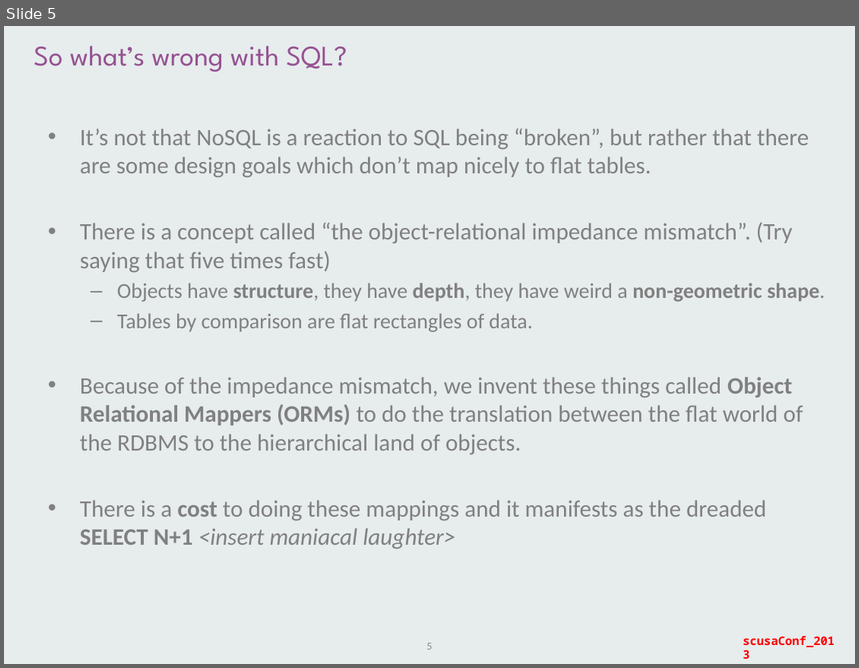
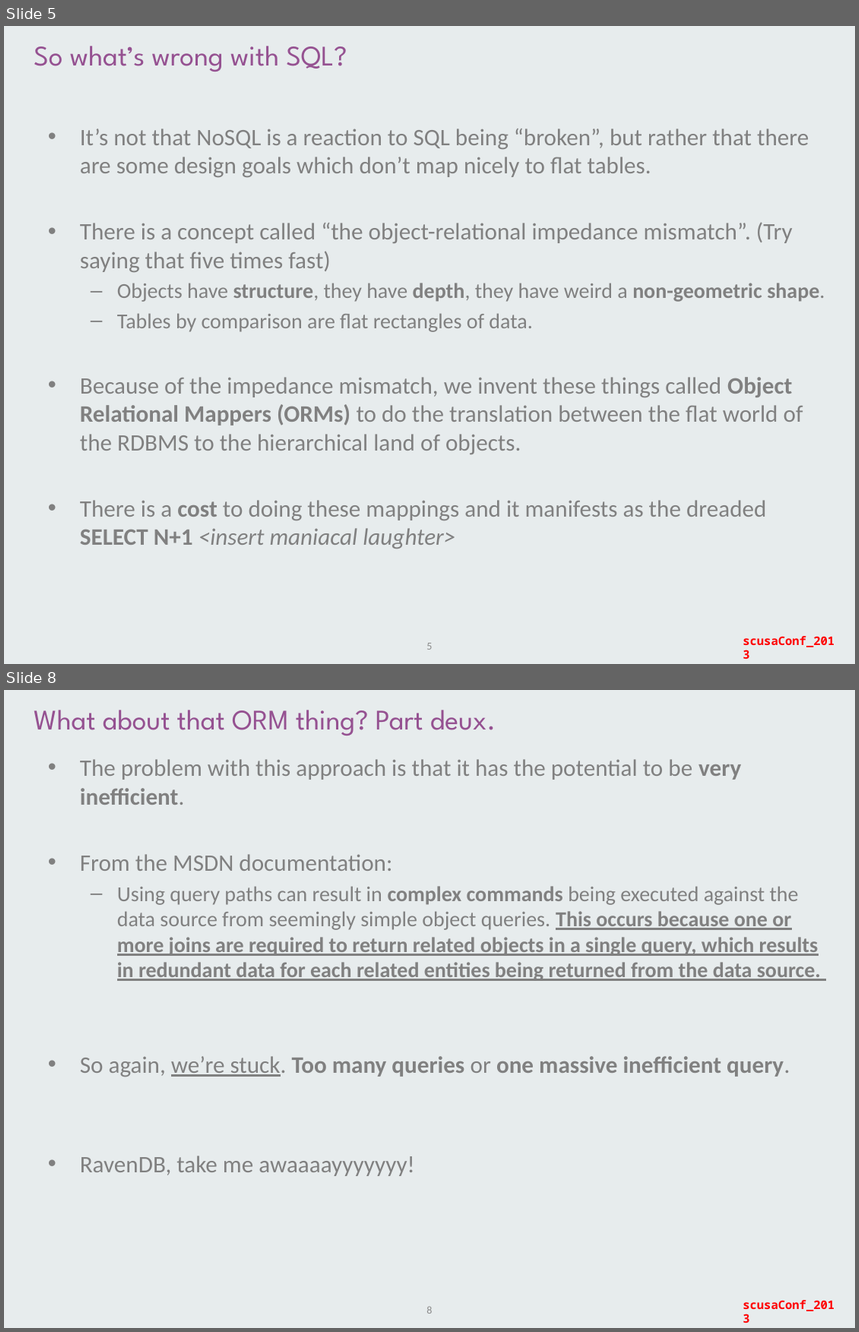
Before and after one commit to staticvoidmain/nosql-demo, a slide deck: slides/scusaConf2013_nosql.pptx. Shown one above the other, each under a label of ours: slide 5 before the commit, slides 5 and 8 after it; the slides between them are not shown. The pictures are 859x668 and 859x1332 pixels, drawn with LibreOffice and Linux fonts; fonts in the diff are those of the drawing; background and template pictures are left out. Boxes give left, top, right and bottom in pixels: in the first picture for what was removed or moved away, otherwise in the second. Text is boxed around its words. In the diff, an @@ line names an element or a change of style, - is before the commit and + after.

```diff
--- a/slides/scusaConf2013_nosql.pptx
+++ b/slides/scusaConf2013_nosql.pptx
@@ slide 8 added at bbox=[4, 690, 855, 1328], background picture (left out); not listed: 1 template element that a slide beside it also shows @@
@@ title added at bbox=[34, 710, 496, 736], 24 pt, text #945191 @@
+What about that ORM thing? Part deux.
@@ text added at bbox=[80, 759, 821, 1176], 18 pt, text #808080, bold @@
+• The problem with this approach is that it has the potential to be very inefficient.
+• From the MSDN documentation:
+  – Using query paths can result in complex commands being executed against the data source from seemingly simple object queries. This occurs because one or more joins are required to return related objects in a single query, which results in redundant data for each related entities being returned from the data source.
+• So again, we’re stuck. Too many queries or one massive inefficient query.
+• RavenDB, take me awaaaayyyyyyy!
@@ page number added at bbox=[427, 1306, 432, 1314], 9 pt, text #8C8C8C @@
+8
```
Also in this commit, not shown: 5 slides changed, 3 other slides added, 1 slide removed.
